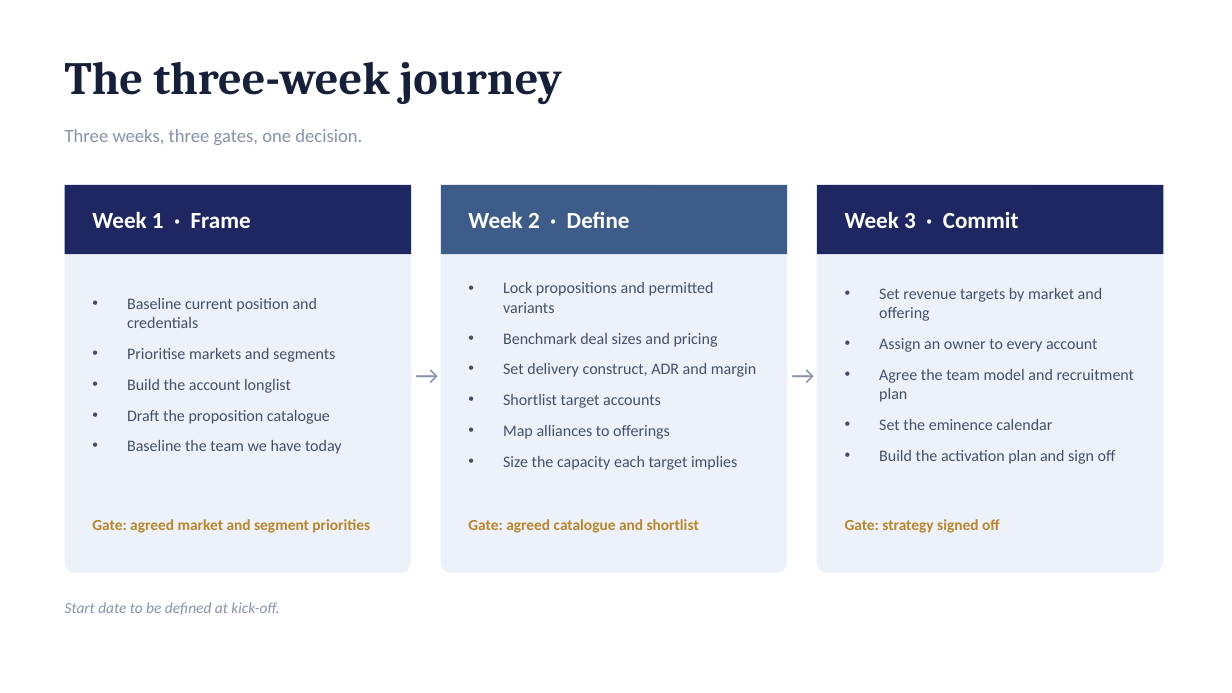
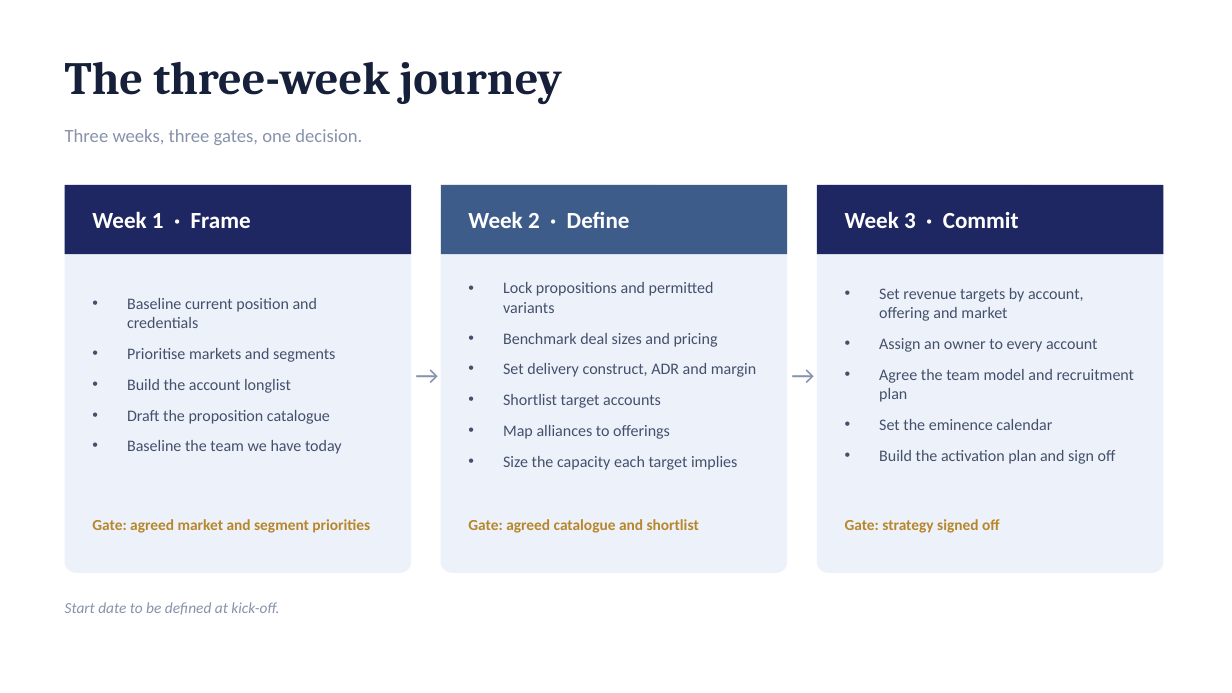
Before and after one commit to dhajjar-cyber/bae, a slide deck: slide 12 of FSI strategy/EAIND-FSI-Strategy-Development-Plan.pptx. Drawn at 1232x693 pixels with LibreOffice and Linux fonts; fonts in the diff are those of the drawing. Boxes give left, top, right and bottom in pixels: in the first picture for what was removed or moved away, otherwise in the second. Text is boxed around its words. In the diff, an @@ line names an element or a change of style, - is before the commit and + after.

```diff
--- a/FSI strategy/EAIND-FSI-Strategy-Development-Plan.pptx
+++ b/FSI strategy/EAIND-FSI-Strategy-Development-Plan.pptx
@@ text at (879, 288, 1084, 321): text changed @@
-• Set revenue targets by market and offering
+• Set revenue targets by account, offering and market
```
Also in this commit, not shown: 7 other slides changed, 1 slide added, 2 other files.
